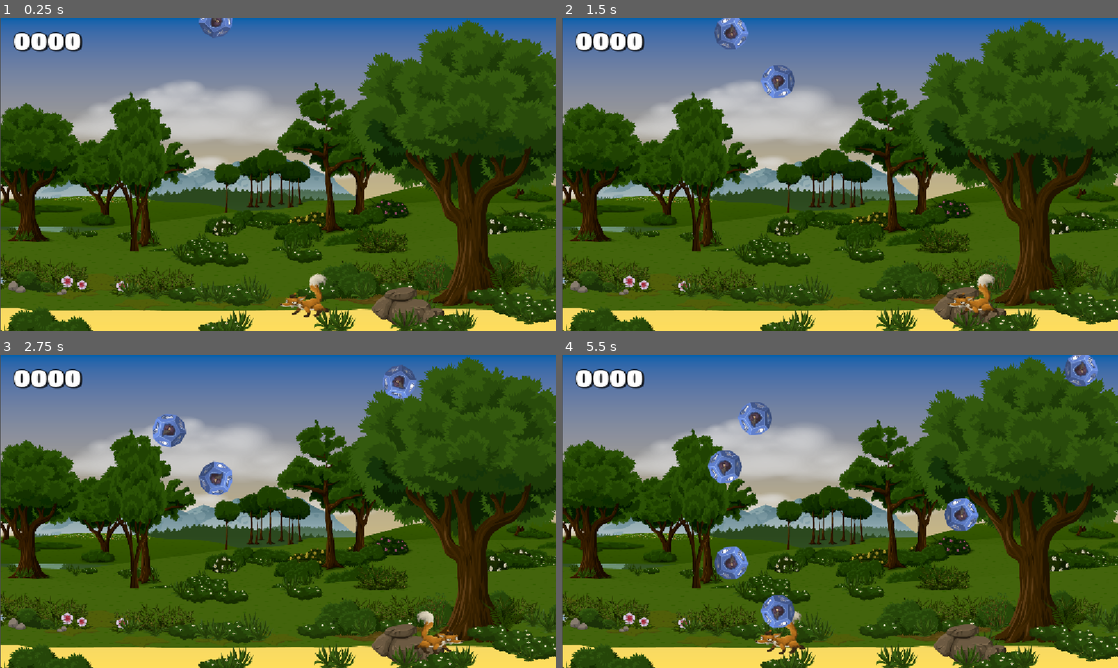
Above: before the commit, frames 1-4 (two rows, left to right).
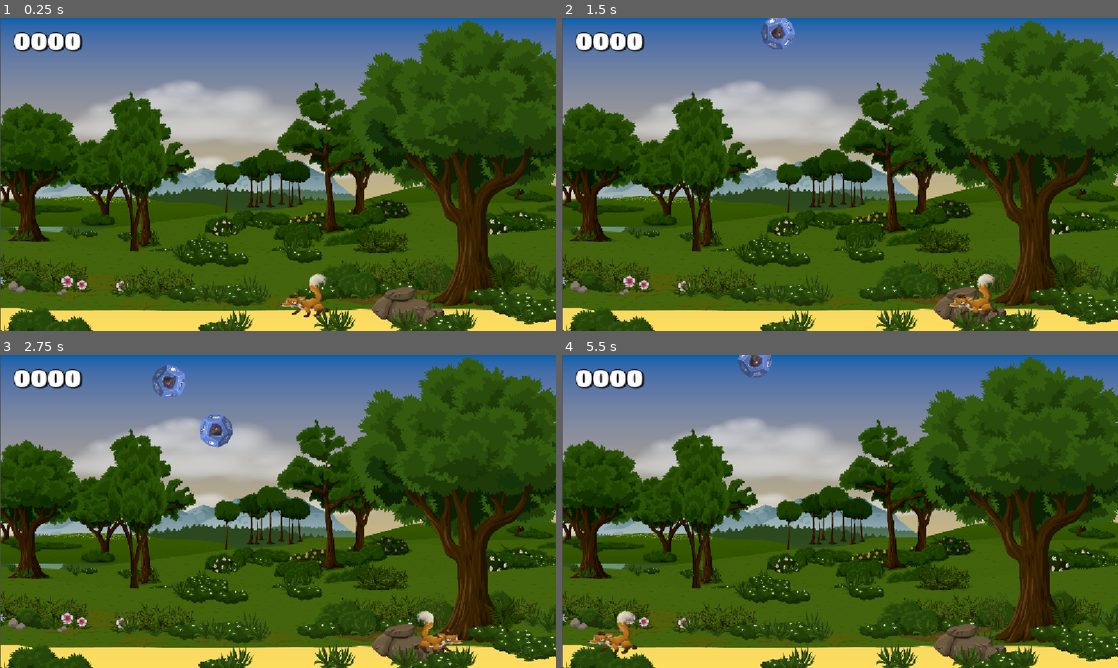
Above: after the commit, the same moments.

Repository: DogWizardStudios/Dice-Catcher
Game: Godot game, scene res://scenes/game/game.tscn
Two runs of this game, one before a commit and one after it. Both use one fixed random seed, a clock stepped at 60 frames per second and the inputs below.
Inputs:
- Up to frame 1 (0.25 s): no input
- Up to frame 2 (1.5 s): hold Right (fox_right) 0.53-1.28 s; hold Left (fox_left) from 1.28 s (still down)
- Up to frame 3 (2.75 s): release Left (fox_left) at 2.03 s; hold Right (fox_right) from 2.03 s (still down)
- Up to frame 4 (5.5 s): release Right (fox_right) at 3.53 s; hold Left (fox_left) from 3.53 s (still down); tap R (reload, bound only after the commit) at 4.15 s

The runs differ from the first frame. In frame 1, 0.3% of the frame differs, in the area x 35-42%, y 0-7%; in frame 2, 1.3%; in frame 3, 2.3%; in frame 4, 4.2%, in the area x 4-97%, y 0-96%.

Commit message:
Add reloading capability

Diff:
--- a/project.godot
+++ b/project.godot
@@ -38,6 +38,11 @@
 , Object(InputEventKey,"resource_local_to_scene":false,"resource_name":"","device":-1,"window_id":0,"alt_pressed":false …(183 unchanged characters)…
 ]
 }
+reload={
+"deadzone": 0.2,
+"events": [Object(InputEventKey,"resource_local_to_scene":false,"resource_name":"","device":-1,"window_id":0,"alt_pressed":false,"shift_pressed":false,"ctrl_pressed":false,"meta_pressed":false,"pressed":false,"keycode":0,"physical_keycode":82,"key_label":0,"unicode":114,"location":0,"echo":false,"script":null)
+]
+}
 
 [physics]
 
--- a/scenes/dice/Dice.gd
+++ b/scenes/dice/Dice.gd
@@ -1,6 +1,8 @@
 class_name Dice
 
 extends Area2D
+
+signal off_screen
 
 const SPEED: float = 100.0
 const ROTATION_SPEED: float = PI
@@ -20,9 +22,11 @@
 func _physics_process(delta: float) -> void:
 	position.y += SPEED * delta
 	sprite_2d.rotate(_rotation_speed * delta)
-	#check_off_screen()
+	check_off_screen()
 
 
 func check_off_screen() -> void:
 	if get_viewport_rect().end.y < position.y:
 		get_tree().paused = true
+		off_screen.emit()
+		queue_free()
--- a/scenes/game/Game.gd
+++ b/scenes/game/Game.gd
@@ -1,18 +1,36 @@
 extends Node
 
+const GAME_OVER = preload("uid://eii2vgkwahql")
+
 @export var dice_scene: PackedScene
+
+
 @onready var score_label: Label = $ScoreLabel
+@onready var sound: AudioStreamPlayer = $Sound
+@onready var pausable: Node = $Pausable
 
 var _score: int = 0
 
-# Called when the node enters the scene tree for the first time.
+
+func _unhandled_input(event: InputEvent) -> void:
+	if event.is_action_pressed("reload"):
+		get_tree().reload_current_scene()
+
+
 func _ready() -> void:
-	spawn_dice()
+	get_tree().paused = false
 
 func spawn_dice() -> void:
 	var new_dice: Dice = dice_scene.instantiate()
-	add_child(new_dice)
+	new_dice.off_screen.connect(game_over)
+	pausable.add_child(new_dice)
 
+
+func game_over() -> void:
+	sound.stop()
+	sound.stream = GAME_OVER
+	sound.volume_db = -20.0
+	sound.play()
 
 func _on_spawn_timer_timeout() -> void:
 	spawn_dice()
--- a/scenes/game/game.tscn
+++ b/scenes/game/game.tscn
@@ -17,6 +17,7 @@
 shadow_offset = Vector2(3, 2)
 
 [node name="Game" type="Node" unique_id=306359351]
+process_mode = 3
 script = ExtResource("1_0sr1o")
 dice_scene = ExtResource("2_7h61r")
 
@@ -34,10 +35,8 @@
 autoplay = true
 parameters/looping = true
 
-[node name="Fox" parent="." unique_id=414342287 instance=ExtResource("5_lfrn8")]
-position = Vector2(630, 574)
-
 [node name="ScoreLabel" type="Label" parent="." unique_id=1873221312]
+z_index = 1
 offset_left = 28.0
 offset_top = 19.0
 offset_right = 167.0
@@ -45,5 +44,11 @@
 text = "0000"
 label_settings = SubResource("LabelSettings_0gddg")
 
+[node name="Pausable" type="Node" parent="." unique_id=955083545]
+process_mode = 1
+
+[node name="Fox" parent="Pausable" unique_id=414342287 instance=ExtResource("5_lfrn8")]
+position = Vector2(630, 574)
+
 [connection signal="timeout" from="SpawnTimer" to="." method="_on_spawn_timer_timeout"]
-[connection signal="eaten_dice" from="Fox" to="." method="_on_fox_eaten_dice"]
+[connection signal="eaten_dice" from="Pausable/Fox" to="." method="_on_fox_eaten_dice"]
--- /dev/null
+++ b/scenes/reloader/Reloader.gd
@@ -0,0 +1,5 @@
+extends Node
+
+func _unhandled_input(event: InputEvent) -> void:
+	if event.is_action_pressed("reload"):
+		get_tree().reload_current_scene()
--- /dev/null
+++ b/scenes/reloader/Reloader.tscn
@@ -0,0 +1,7 @@
+[gd_scene format=3 uid="uid://caw4pplktn5un"]
+
+[ext_resource type="Script" uid="uid://cleofqwrik6nm" path="res://scenes/reloader/Reloader.gd" id="1_u2odp"]
+
+[node name="Reloader" type="Node" unique_id=2050849929]
+process_mode = 3
+script = ExtResource("1_u2odp")
Not shown, added: scenes/reloader/Reloader.gd.uid
